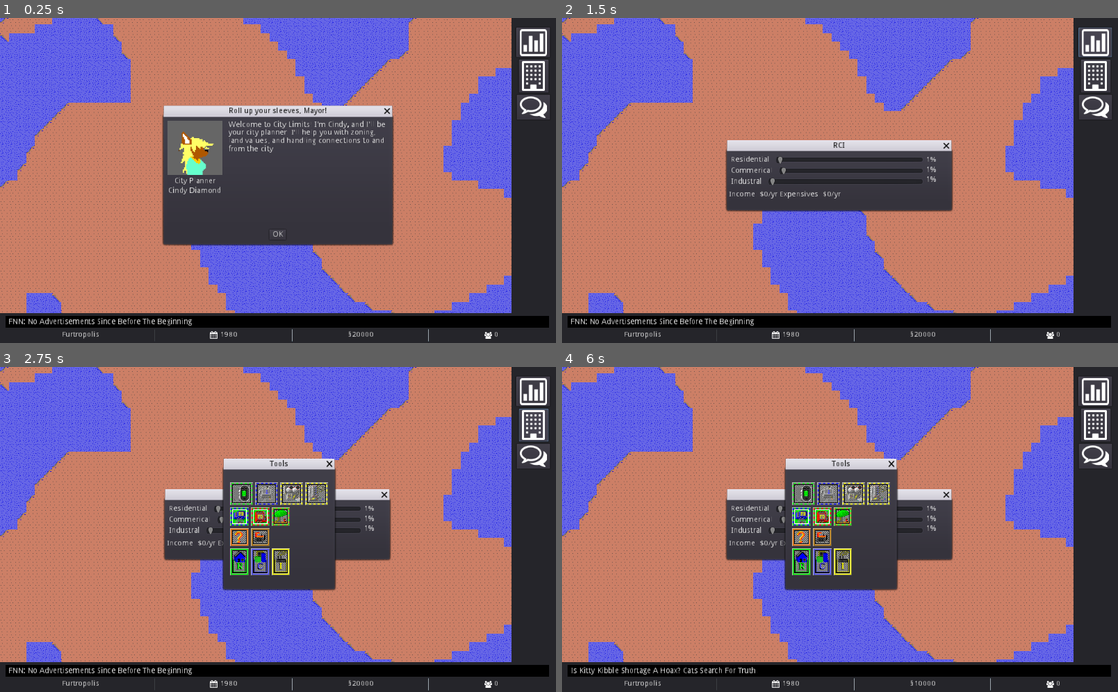
Above: before the commit, frames 1-4 (two rows, left to right).
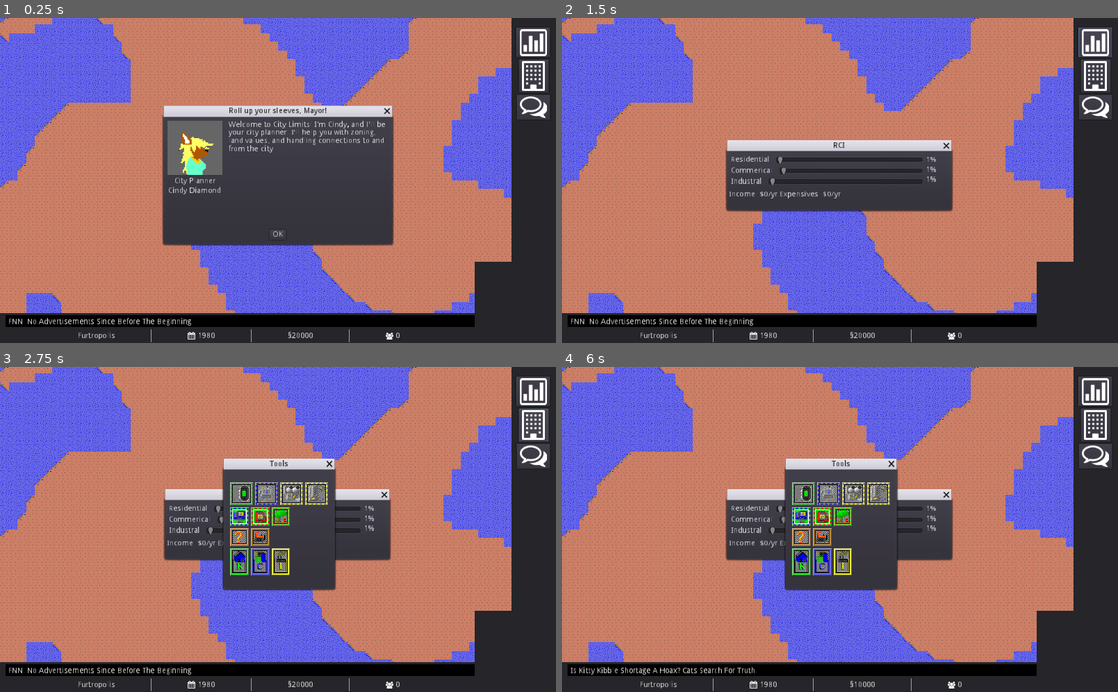
Above: after the commit, the same moments.

Repository: tonytins/citylimits
Game: Godot game, scene res://scenes/game.tscn
Two runs of this game, one before a commit and one after it. Both use one fixed random seed, a clock stepped at 60 frames per second and the inputs below.
Inputs (mouse positions are in pixels of both pictures, inside the frame that each line leads up to):
- Up to frame 1 (0.25 s): no input
- Up to frame 2 (1.5 s): click "OK" at 0.5 s; click (1095, 44) at 1.25 s
- Up to frame 3 (2.75 s): click (533, 425) at 2 s
- Up to frame 4 (6 s): click (801, 493) at 2.75 s; click (828, 493) at 3.5 s; click (851, 493) at 4.25 s; click (878, 493) at 5 s; click (801, 516) at 5.75 s

The runs differ from the first frame. In frame 1, 2.6% of the frame differs, in the area x 1-99%, y 75-100%; in frame 2, 2.6%; in frame 3, 2.6%; in frame 4, 2.5%.

Commit message:
WASD support
- macOS Big Sur-style icon
- Text file that contains all the SC3k ticker text
- Mini map WIP

Diff:
--- a/project.godot
+++ b/project.godot
@@ -17,6 +17,7 @@
 config/name="City Limits"
 run/main_scene="res://scenes/Game.tscn"
 config/icon="res://icon.png"
+config/macos_native_icon="res://icon.icns"
 config/windows_native_icon="res://icon.ico"
 
 [autoload]
@@ -36,6 +37,34 @@
 
 [input]
 
+ui_left={
+"deadzone": 0.5,
+"events": [ Object(InputEventKey,"resource_local_to_scene":false,"resource_name":"","device":0,"alt":false,"shift":false,"control":false,"meta":false,"command":false,"pressed":false,"scancode":16777231,"unicode":0,"echo":false,"script":null)
+, Object(InputEventJoypadButton,"resource_local_to_scene":false,"resource_name":"","device":0,"button_index":14,"pressure":0.0,"pressed":false,"script":null)
+, Object(InputEventKey,"resource_local_to_scene":false,"resource_name":"","device":0,"alt":false,"shift":false,"control":false,"meta":false,"command":false,"pressed":false,"scancode":65,"unicode":0,"echo":false,"script":null)
+ ]
+}
+ui_right={
+"deadzone": 0.5,
+"events": [ Object(InputEventKey,"resource_local_to_scene":false,"resource_name":"","device":0,"alt":false,"shift":false,"control":false,"meta":false,"command":false,"pressed":false,"scancode":16777233,"unicode":0,"echo":false,"script":null)
+, Object(InputEventJoypadButton,"resource_local_to_scene":false,"resource_name":"","device":0,"button_index":15,"pressure":0.0,"pressed":false,"script":null)
+, Object(InputEventKey,"resource_local_to_scene":false,"resource_name":"","device":0,"alt":false,"shift":false,"control":false,"meta":false,"command":false,"pressed":false,"scancode":68,"unicode":0,"echo":false,"script":null)
+ ]
+}
+ui_up={
+"deadzone": 0.5,
+"events": [ Object(InputEventKey,"resource_local_to_scene":false,"resource_name":"","device":0,"alt":false,"shift":false,"control":false,"meta":false,"command":false,"pressed":false,"scancode":16777232,"unicode":0,"echo":false,"script":null)
+, Object(InputEventJoypadButton,"resource_local_to_scene":false,"resource_name":"","device":0,"button_index":12,"pressure":0.0,"pressed":false,"script":null)
+, Object(InputEventKey,"resource_local_to_scene":false,"resource_name":"","device":0,"alt":false,"shift":false,"control":false,"meta":false,"command":false,"pressed":false,"scancode":87,"unicode":0,"echo":false,"script":null)
+ ]
+}
+ui_down={
+"deadzone": 0.5,
+"events": [ Object(InputEventKey,"resource_local_to_scene":false,"resource_name":"","device":0,"alt":false,"shift":false,"control":false,"meta":false,"command":false,"pressed":false,"scancode":16777234,"unicode":0,"echo":false,"script":null)
+, Object(InputEventJoypadButton,"resource_local_to_scene":false,"resource_name":"","device":0,"button_index":13,"pressure":0.0,"pressed":false,"script":null)
+, Object(InputEventKey,"resource_local_to_scene":false,"resource_name":"","device":0,"alt":false,"shift":false,"control":false,"meta":false,"command":false,"pressed":false,"scancode":83,"unicode":0,"echo":false,"script":null)
+ ]
+}
 ui_cheats={
 "deadzone": 0.5,
 "events": [ Object(InputEventKey,"resource_local_to_scene":false,"resource_name":"","device":0,"alt":false,"shift":true,"control":false,"meta":true,"command":true,"pressed":false,"scancode":67,"unicode":0,"echo":false,"script":null)
--- a/scenes/game.tscn
+++ b/scenes/game.tscn
@@ -255,15 +255,15 @@
 [node name="ButtonCtr" type="VBoxContainer" parent="Controls/Menu"]
 anchor_top = 0.0491526
 anchor_right = 1.0
-anchor_bottom = 1.0
+anchor_bottom = 0.772882
 margin_right = 7.62939e-06
 __meta__ = {
 "_edit_use_anchors_": true
 }
 
 [node name="TaxBtn" type="Button" parent="Controls/Menu/ButtonCtr"]
-margin_left = 10.0
-margin_right = 72.0
+margin_left = 9.0
+margin_right = 71.0
 margin_bottom = 56.0
 size_flags_horizontal = 4
 icon = ExtResource( 7 )
@@ -295,93 +295,95 @@
 }
 
 [node name="StatCtr" type="HBoxContainer" parent="Controls/Status"]
-anchor_left = 0.00878906
-anchor_top = 0.527273
-anchor_right = 1.0
-anchor_bottom = 0.963636
-custom_constants/separation = 100
+anchor_left = 0.00585938
+anchor_top = 0.545455
+anchor_right = 0.853516
+anchor_bottom = 1.0
+margin_bottom = -3.8147e-06
+custom_constants/separation = 65
 alignment = 1
 script = ExtResource( 3 )
 __meta__ = {
+"_edit_lock_": true,
 "_edit_use_anchors_": true
 }
 
 [node name="CityNameLbl" type="Label" parent="Controls/Status/StatCtr"]
-margin_left = 123.0
-margin_top = 4.0
-margin_right = 189.0
-margin_bottom = 18.0
+margin_left = 154.0
+margin_top = 5.0
+margin_right = 220.0
+margin_bottom = 19.0
 text = "City Name"
 
 [node name="CityYearSep" type="VSeparator" parent="Controls/Status/StatCtr"]
-margin_left = 289.0
-margin_right = 293.0
-margin_bottom = 23.0
+margin_left = 285.0
+margin_right = 289.0
+margin_bottom = 24.0
 
 [node name="YearCtr" type="HBoxContainer" parent="Controls/Status/StatCtr"]
-margin_left = 393.0
-margin_right = 443.0
-margin_bottom = 23.0
+margin_left = 354.0
+margin_right = 404.0
+margin_bottom = 24.0
 
 [node name="CalIcon" type="TextureRect" parent="Controls/Status/StatCtr/YearCtr"]
 margin_right = 14.0
-margin_bottom = 23.0
+margin_bottom = 24.0
 texture = ExtResource( 8 )
 stretch_mode = 4
 
 [node name="YearLbl" type="Label" parent="Controls/Status/StatCtr/YearCtr"]
 margin_left = 18.0
-margin_top = 4.0
+margin_top = 5.0
 margin_right = 50.0
-margin_bottom = 18.0
+margin_bottom = 19.0
 text = "1980"
 
 [node name="YearBudgetSep" type="VSeparator" parent="Controls/Status/StatCtr"]
-margin_left = 543.0
-margin_right = 547.0
-margin_bottom = 23.0
+margin_left = 469.0
+margin_right = 473.0
+margin_bottom = 24.0
 __meta__ = {
 "_edit_use_anchors_": false
 }
 
 [node name="BudgetLbl" type="Label" parent="Controls/Status/StatCtr"]
-margin_left = 647.0
-margin_top = 4.0
-margin_right = 662.0
-margin_bottom = 18.0
+margin_left = 538.0
+margin_top = 5.0
+margin_right = 553.0
+margin_bottom = 19.0
 text = "§0"
 
 [node name="BudgetPopSep" type="VSeparator" parent="Controls/Status/StatCtr"]
-margin_left = 762.0
-margin_right = 766.0
-margin_bottom = 23.0
+margin_left = 618.0
+margin_right = 622.0
+margin_bottom = 24.0
 __meta__ = {
 "_edit_use_anchors_": false
 }
 
 [node name="PopCtr" type="HBoxContainer" parent="Controls/Status/StatCtr"]
-margin_left = 866.0
-margin_right = 892.0
-margin_bottom = 23.0
+margin_left = 687.0
+margin_right = 713.0
+margin_bottom = 24.0
 
 [node name="PopIcon" type="TextureRect" parent="Controls/Status/StatCtr/PopCtr"]
 margin_right = 14.0
-margin_bottom = 23.0
+margin_bottom = 24.0
 texture = ExtResource( 2 )
 stretch_mode = 4
 
 [node name="PopLbl" type="Label" parent="Controls/Status/StatCtr/PopCtr"]
 margin_left = 18.0
-margin_top = 4.0
+margin_top = 5.0
 margin_right = 26.0
-margin_bottom = 18.0
+margin_bottom = 19.0
 text = "0"
 
 [node name="TickerBg" type="ColorRect" parent="Controls/Status"]
 anchor_left = 0.00976562
-anchor_top = 0.0909091
-anchor_right = 0.987305
-anchor_bottom = 0.490909
+anchor_top = 0.0727273
+anchor_right = 0.854492
+anchor_bottom = 0.472727
 color = Color( 0, 0, 0, 1 )
 script = ExtResource( 35 )
 __meta__ = {
@@ -393,7 +395,20 @@
 anchor_top = 0.181818
 anchor_right = 0.994298
 anchor_bottom = 0.954545
-__meta__ = {
+margin_top = 0.687989
+margin_bottom = 0.687988
+__meta__ = {
+"_edit_lock_": true,
+"_edit_use_anchors_": true
+}
+
+[node name="MiniMap" type="Panel" parent="Controls"]
+anchor_left = 0.853516
+anchor_top = 0.75
+anchor_right = 1.0
+anchor_bottom = 1.0
+__meta__ = {
+"_edit_lock_": true,
 "_edit_use_anchors_": true
 }
 
Not shown, added: resources/.gdignore
Not shown, added: resources/sc3k-ticker.txt
Not shown, added: icon.icns
